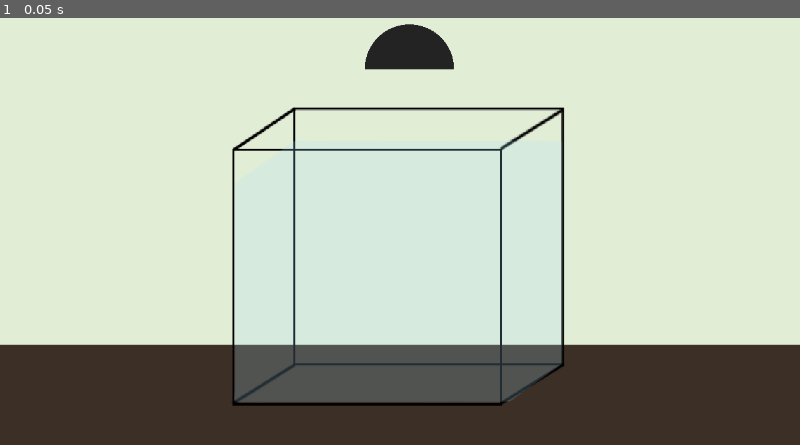
Above: before the commit, frame 1.
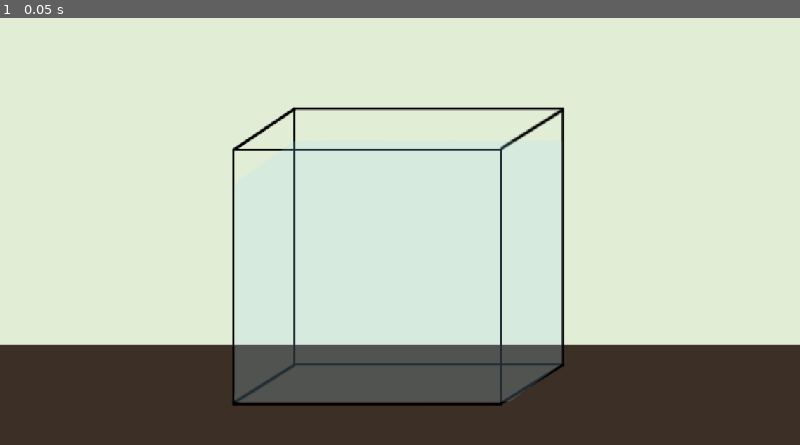
Above: after the commit, the same moment.

Repository: jac192133/Ecobana
Game: Godot game, scene res://scenes/RoomScene.tscn
The game is run twice, just before and just after one commit, with the same random seed, the same clock (stepped at 60 frames per second) and the same inputs.
Inputs:
- Up to frame 1 (0.05 s): no input

The runs differ from the first frame. In frame 1, 1.0% of the frame differs, in the area x 45-57%, y 1-13%.

Commit message:
step back to redesign lighting

Diff:
--- a/godotecobana/scenes/RoomScene.tscn
+++ b/godotecobana/scenes/RoomScene.tscn
@@ -1,7 +1,6 @@
-[gd_scene load_steps=8 format=3 uid="uid://enjmj0ap4g8g"]
+[gd_scene load_steps=7 format=3 uid="uid://enjmj0ap4g8g"]
 
 [ext_resource type="Texture2D" uid="uid://2d2snvea8v4" path="res://assets/wall.png" id="1_fvtvw"]
-[ext_resource type="Texture2D" uid="uid://d0aigmqmag13w" path="res://assets/lamp.png" id="2_4orwx"]
 [ext_resource type="Texture2D" uid="uid://doa00vl4xw2uf" path="res://assets/table.png" id="3_73a6n"]
 [ext_resource type="Texture2D" uid="uid://cv2pyir3wuadn" path="res://assets/tank.png" id="4_vtdbg"]
 [ext_resource type="Texture2D" uid="uid://cmwfw2bvbrch2" path="res://assets/water.png" id="5_6y8bk"]
@@ -22,11 +21,6 @@
 scale = Vector2(1.19219, 1.06667)
 texture = ExtResource("1_fvtvw")
 
-[node name="Lamp" type="Sprite2D" parent="."]
-position = Vector2(82, -148)
-scale = Vector2(0.120413, 0.120413)
-texture = ExtResource("2_4orwx")
-
 [node name="Table" type="Sprite2D" parent="."]
 position = Vector2(84, 368.5)
 scale = Vector2(1.22656, 1.065)
--- /dev/null
+++ b/godotecobana/scenes/algae_manager.gd
@@ -0,0 +1,34 @@
+extends Node
+
+# Algae properties
+var algae_level = 1.0  # Initial algae population
+@export var max_algae = 100.0  # Maximum algae capacity
+
+# Light sources affecting algae
+var light_sources = []  # Holds all light nodes
+var total_light_intensity = 0.0
+
+# Environmental factors
+@export var nutrient_level: float = 1.0  # Nutrient availability
+@export var algae_growth_rate: float = 0.5  # Growth multiplier
+
+func _ready():
+	# Automatically find all Light2D nodes in RoomScene
+	for light in get_tree().get_nodes_in_group("light_sources"):
+		light_sources.append(light)
+
+func _process(delta):
+	# Calculate total light from all sources
+	total_light_intensity = 0.0
+	for light in light_sources:
+		total_light_intensity += light.energy  # `energy` controls light brightness
+
+	# Normalize intensity (avoid extreme values)
+	total_light_intensity = clamp(total_light_intensity, 0.1, 2.0)
+
+	# Algae growth formula (light & nutrients influence growth)
+	var growth = algae_growth_rate * total_light_intensity * nutrient_level * delta
+	algae_level += growth
+	algae_level = min(algae_level, max_algae)  # Cap algae growth
+
+	print("Total Light Intensity: ", total_light_intensity, " | Algae Level: ", algae_level)
